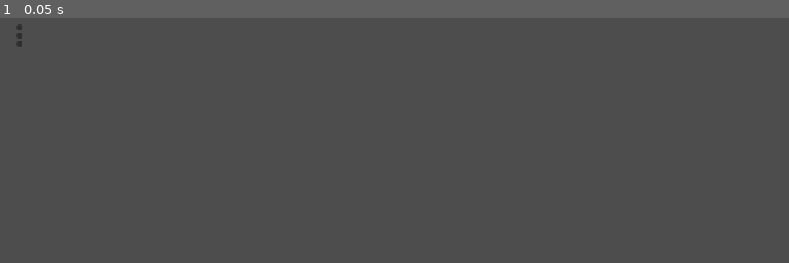
Above: before the commit, frame 1.
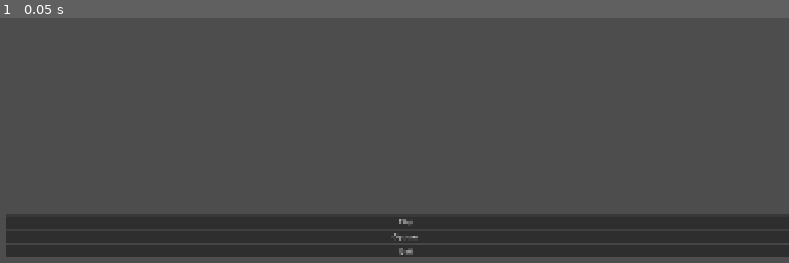
Above: after the commit, the same moment.

Repository: hugo3125soko312/deskovky2
Game: Godot game, scene res://scene2D.tscn
Two runs of this game, one before a commit and one after it. Both use one fixed random seed, a clock stepped at 60 frames per second and the inputs below.
Inputs:
- Up to frame 1 (0.05 s): no input

The runs differ from the first frame. In frame 1, 15% of the frame differs, in the area x 0-100%, y 2-98%.

Commit message:
Set 1080p viewport and label menu buttons
Configure a 1920×1080 viewport and simplify the main menu layout while adding Play, Options, and Quit button labels.

Diff:
--- a/project.godot
+++ b/project.godot
@@ -17,6 +17,8 @@
 
 [display]
 
+window/size/viewport_width=1920
+window/size/viewport_height=1080
 window/stretch/mode="canvas_items"
 window/stretch/aspect="expand"
 
--- a/scene2D.tscn
+++ b/scene2D.tscn
@@ -10,27 +10,25 @@
 grow_horizontal = 2
 grow_vertical = 2
 
-[node name="MarginContainer" type="MarginContainer" parent="MainMenu" unique_id=836723848]
+[node name="VBoxContainer" type="VBoxContainer" parent="MainMenu" unique_id=482385961]
 layout_mode = 0
-offset_right = 40.0
-offset_bottom = 40.0
-theme_override_constants/margin_left = 40
-theme_override_constants/margin_top = 40
-theme_override_constants/margin_right = 40
-theme_override_constants/margin_bottom = 40
-
-[node name="VBoxContainer" type="VBoxContainer" parent="MainMenu/MarginContainer" unique_id=482385961]
-layout_mode = 2
+offset_left = 40.0
+offset_top = 40.0
+offset_right = 1960.0
+offset_bottom = 1120.0
 alignment = 1
 
-[node name="RichTextLabel" type="RichTextLabel" parent="MainMenu/MarginContainer/VBoxContainer" unique_id=2146158227]
+[node name="RichTextLabel" type="RichTextLabel" parent="MainMenu/VBoxContainer" unique_id=2146158227]
 layout_mode = 2
 
-[node name="PlayButton" type="Button" parent="MainMenu/MarginContainer/VBoxContainer" unique_id=1368740720]
+[node name="PlayButton" type="Button" parent="MainMenu/VBoxContainer" unique_id=1368740720]
 layout_mode = 2
+text = "Play"
 
-[node name="OptionsButton" type="Button" parent="MainMenu/MarginContainer/VBoxContainer" unique_id=1681548069]
+[node name="OptionsButton" type="Button" parent="MainMenu/VBoxContainer" unique_id=1681548069]
 layout_mode = 2
+text = "Options"
 
-[node name="QuitButton" type="Button" parent="MainMenu/MarginContainer/VBoxContainer" unique_id=641305234]
+[node name="QuitButton" type="Button" parent="MainMenu/VBoxContainer" unique_id=641305234]
 layout_mode = 2
+text = "Quit"
